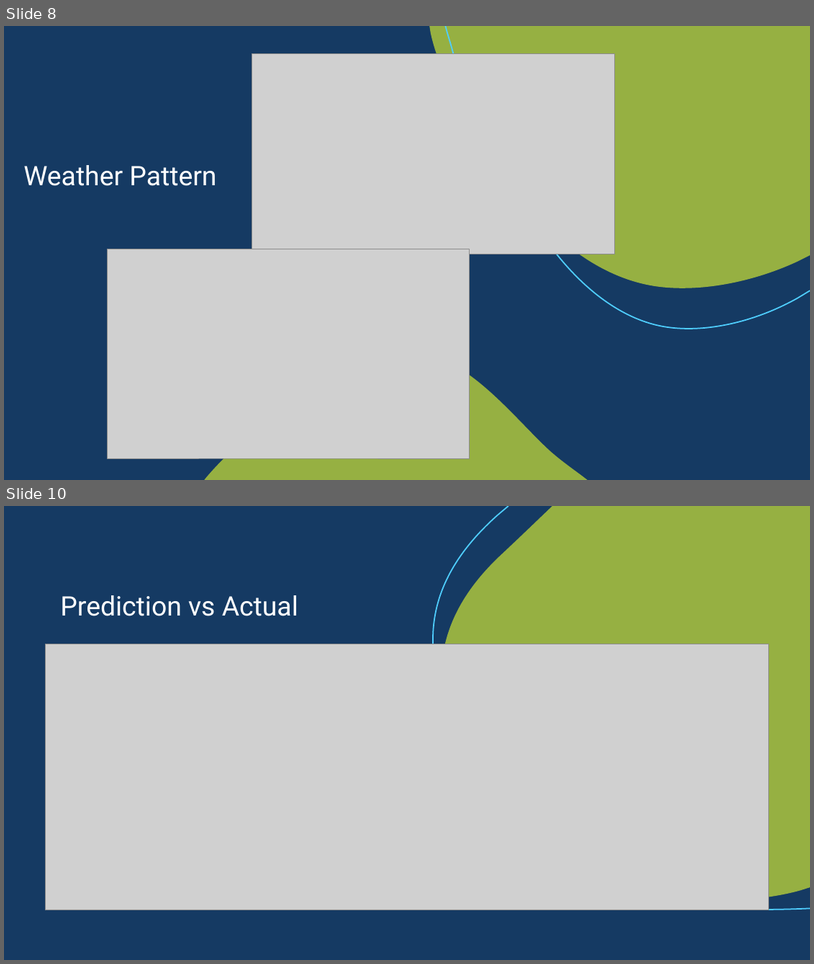
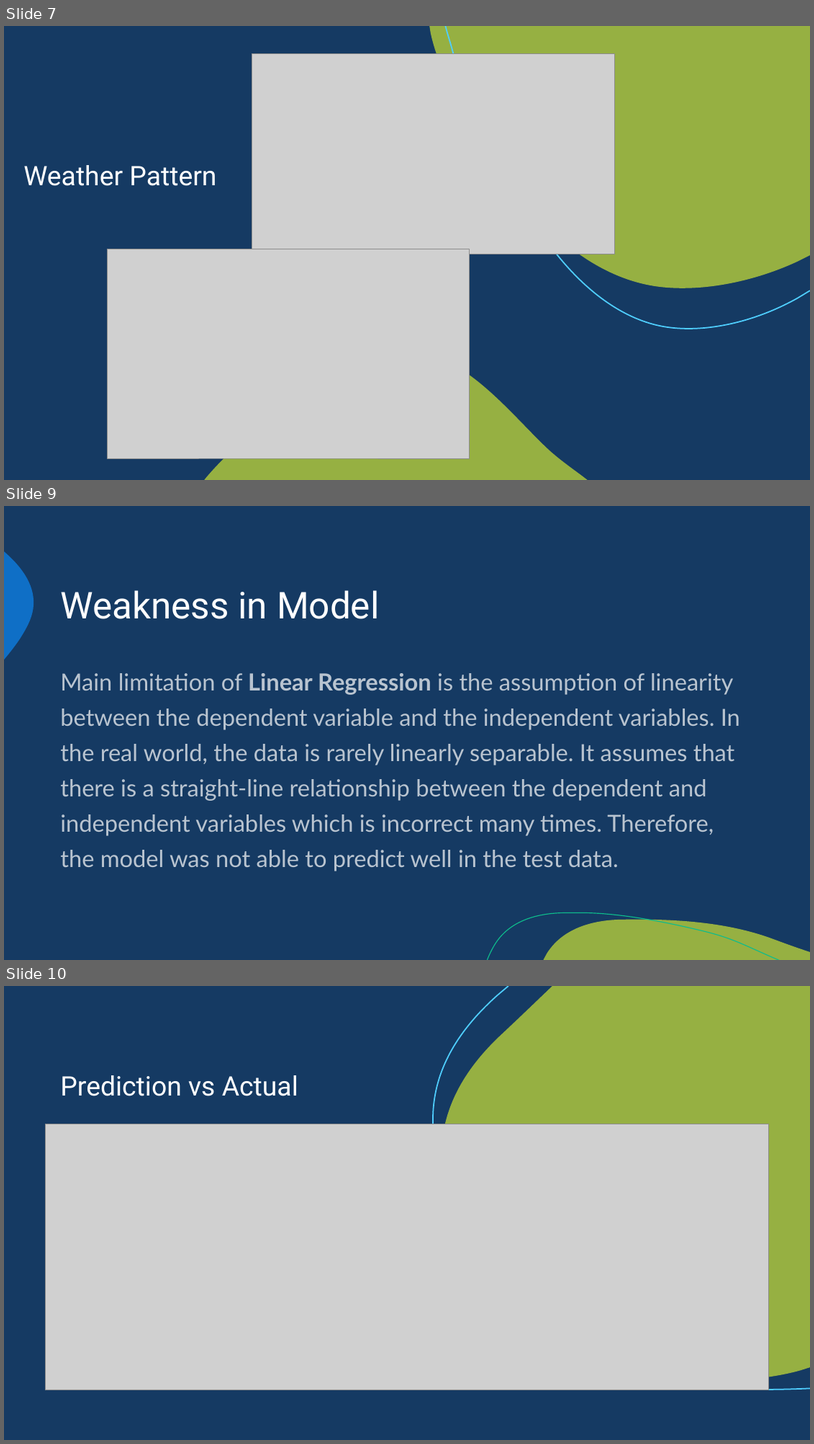
Before and after one commit to singhaniket98/Energy-Consumption-Prediction, a slide deck: presentationCapston.pptx. Shown one above the other, each under a label of ours: slides 8 and 10 before the commit, slides 7, 9 and 10 after it; the slides between them are not shown. The pictures are 814x964 and 814x1444 pixels, drawn with LibreOffice and Linux fonts; fonts in the diff are those of the drawing; grey boxes stand for pictures. Boxes give left, top, right and bottom in pixels: in the first picture for what was removed or moved away, otherwise in the second. Text is boxed around its words. In the diff, an @@ line names an element or a change of style, - is before the commit and + after.

```diff
--- a/presentationCapston.pptx
+++ b/presentationCapston.pptx
@@ slide 9 added at box(4, 506, 810, 960), background #153A63; not listed: 3 template elements that a slide beside it also shows @@
@@ title added at box(60, 590, 380, 619), 44 pt, text #FFFFFF @@
+Weakness in Model
@@ text added at box(60, 673, 741, 871), 28 pt, text #FFFFFF at 70% opacity @@
+Main limitation of Linear Regression is the assumption of linearity between the dependent variable and the independent variables. In the real world, the data is rarely linearly separable. It assumes that there is a straight-line relationship between the dependent and independent variables which is incorrect many times. Therefore, the model was not able to predict well in the test data.
@@ what was slide 8 is now slide 7 @@
```
Also in this commit, not shown: 1 slide changed, 3 other slides added, 3 slides removed, 3 other files.
